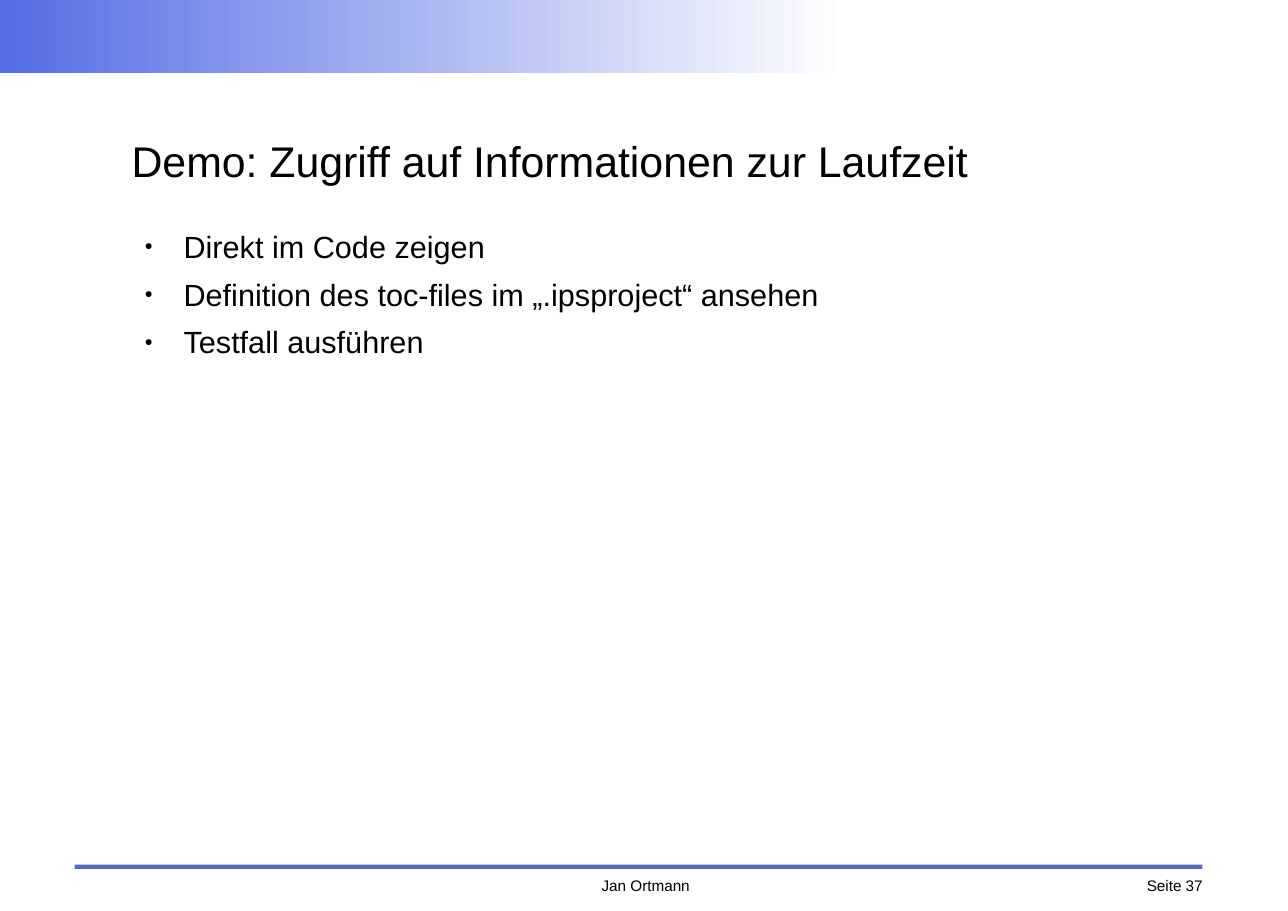
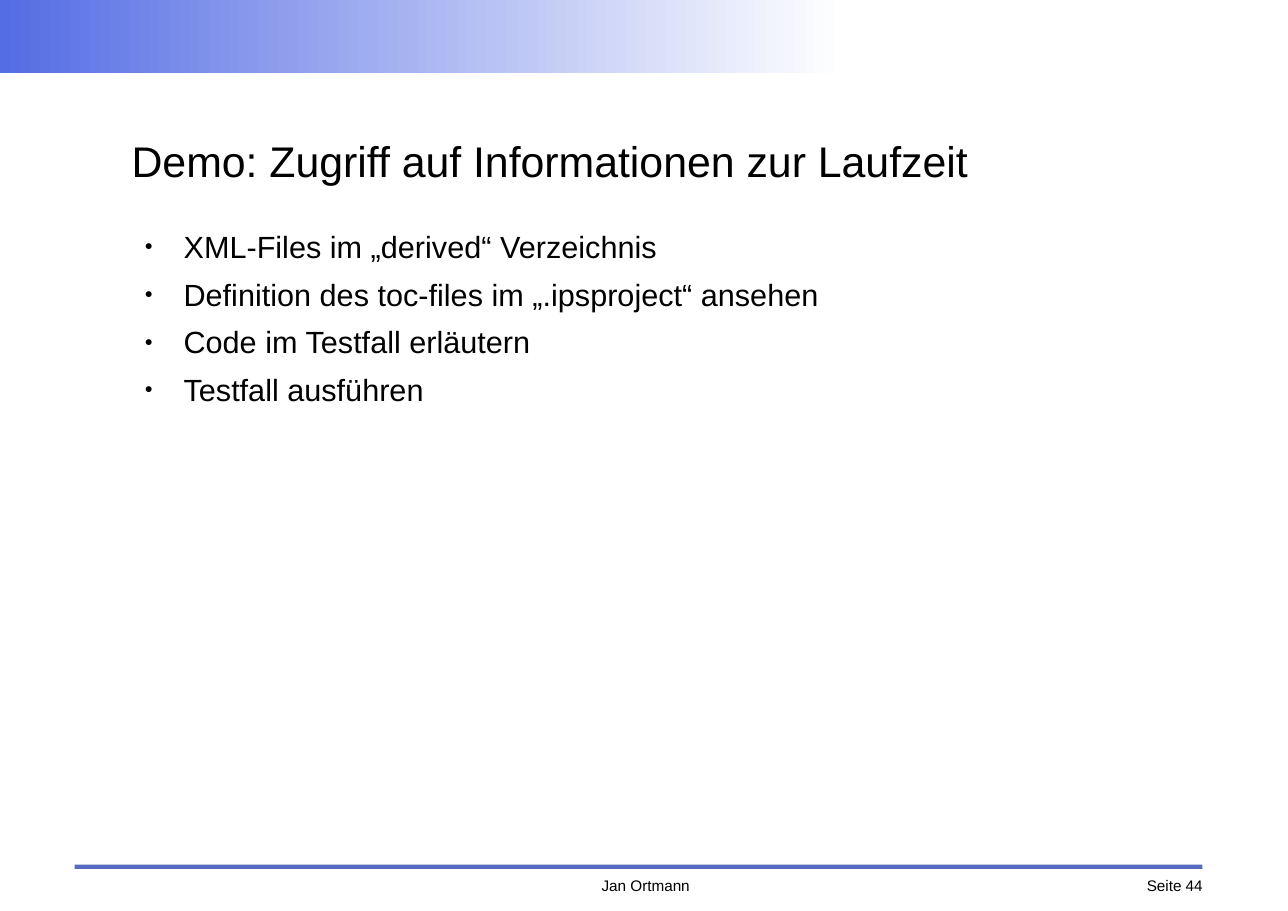
Before and after one commit to faktorips/faktorips.base, a slide deck: slide 44 of org.faktorips.doc/schulung/anwendungsentwicklung/FaktorIPS-Schulung.odp (slide 37 before the commit). Drawn at 1288x911 pixels with LibreOffice and Linux fonts; fonts in the diff are those of the drawing; background and template pictures are left out. Boxes give left, top, right and bottom in pixels: in the first picture for what was removed or moved away, otherwise in the second. Text is boxed around its words. In the diff, an @@ line names an element or a change of style, - is before the commit and + after.

```diff
--- a/org.faktorips.doc/schulung/anwendungsentwicklung/FaktorIPS-Schulung.odp
+++ b/org.faktorips.doc/schulung/anwendungsentwicklung/FaktorIPS-Schulung.odp
@@ text at bbox=[184, 235, 657, 262]: text changed @@
-● Direkt im Code zeigen
+● XML-Files im „derived“ Verzeichnis
@@ text at bbox=[184, 330, 530, 354]: paragraph added @@
+● Code im Testfall erläutern
@@ page number at bbox=[1147, 880, 1203, 891]: text changed @@
-Seite 37
+Seite 44
```
Also in this commit, not shown: 13 other slides changed, 13 slides added, 5 slides removed, 18 other files.
